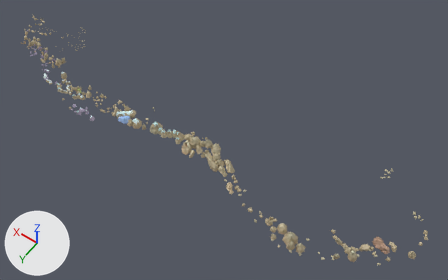
The FBX model Assets/Norvegian_Map/Mesh/Rocks_01.fbx, before and after one commit.
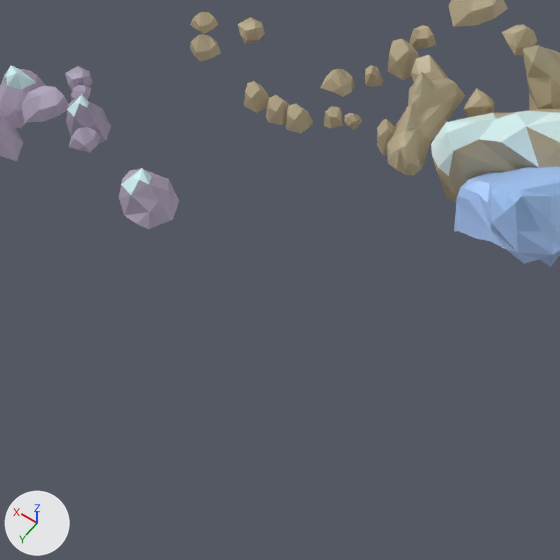
Old and new are each drawn whole from a 50 mm camera at (-0.46, 0.518, 0.807) aimed at (-0.074, -0.023, -0.042) and again close up on the part from 18% to 28% of the width and 36% to 53% of the height. Arrows for +X, +Y and +Z are at lower left; the lights stay in place. The older version's two pictures come first.

Names of what the first close-up shows: 'Rocks_01'.
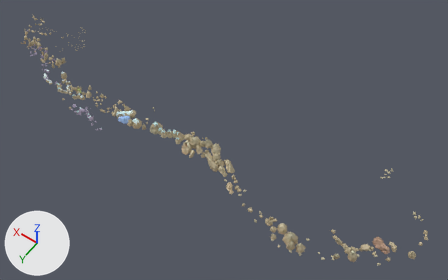
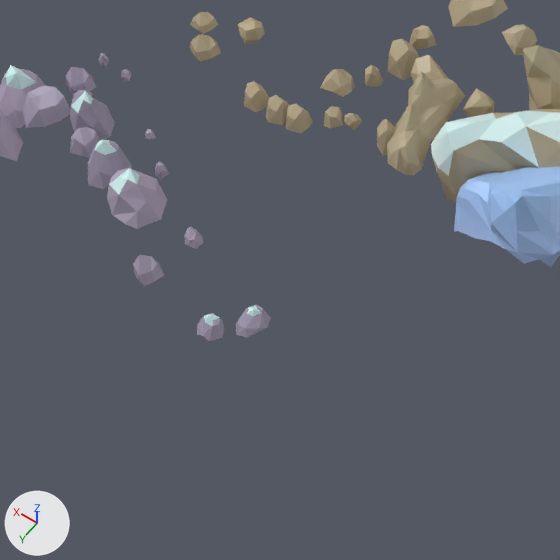
Where the change shows, as pixel boxes [x1, y1, x2, y2] in the close-ups (560 x 560 px; the box of a moved part takes in the faces that stretch with it):
'Rocks_01', reshaped: before [0, 0, 560, 267]; after [0, 0, 560, 341]
part 1 of me_mesh, added: after [121, 69, 131, 83]
part 2 of me_mesh, added: after [145, 129, 156, 139]
part 3 of me_mesh, added: after [98, 53, 109, 68]
part 4 of me_mesh, added: after [133, 255, 164, 286]
part 5 of me_mesh, added: after [184, 227, 204, 249]
part 6 of me_mesh, added: after [88, 140, 132, 189]
part 7 of me_mesh, added: after [236, 305, 271, 338]
part 8 of me_mesh, added: after [197, 313, 224, 341]
part 9 of me_mesh, moved or reshaped: before [21, 66, 179, 229]; after [23, 67, 169, 229]

The edits, one by one:
me_mesh is used by ob_rocks_01; location (0.0, 0.0, 0.0); rotation (1.571, 0.0, 0.0), in degrees (90, 0, 0); scale (0.01, 0.01, 0.01).
me_mesh had 7089 vertices, 12295 faces and spanned x -44.3..41.6, y -3.6..-1.1, z -10.6..12.4.
me_mesh now has 7263 vertices, 12589 faces and spans x -44.3..41.6, y -3.6..-1.1, z -10.6..12.4.
me_mesh part 1: the loose piece of 17 vertices spanning x 15.6..15.9, y -2.9..-2.7, z -7.4..-7.1 is copied, and the copy is scaled about its middle by (0.484, 1, 0.484), then moved by (-0.2, -0.2, 0.7); it spans x 15.5..15.6, y -3.1..-2.8, z -6.6..-6.4.
me_mesh part 2: the loose piece of 17 vertices spanning x 15.6..15.9, y -2.9..-2.7, z -7.4..-7.1 is copied, and the copy is scaled about its middle by (-0.183, 0.914, -0.117), then moved by (-1.3, -0.2, 0.1); it spans x 14.4..14.5, y -3.1..-2.8, z -7.2..-7.1.
me_mesh part 3: the loose piece of 17 vertices spanning x 15.6..15.9, y -2.9..-2.7, z -7.4..-7.1 is copied, and the copy is scaled about its middle by (0.149, 1, 0.0801), then moved by (0.3, -0.2, 0.8); it spans x 16.0..16.2, y -3.1..-2.8, z -6.5..-6.4.
me_mesh part 4: the loose piece of 17 vertices spanning x 12.6..13.0, y -3.0..-2.5, z -5.9..-5.5 is copied, and the copy is multiplied about its middle by the matrix ((-0.369, 0.131, -0.872), (0.098, 0.946, 0.101), (0.876, -0.05, -0.379)), then moved by (-0.1, -0.1, -3.4); it spans x 12.4..12.8, y -3.0..-2.5, z -9.4..-8.9.
me_mesh part 5: the loose piece of 17 vertices spanning x 12.9..13.3, y -3.0..-2.5, z -6.0..-5.6 is copied, and the copy is scaled about its middle by (-0.664, 0.552, -0.7), then moved by (-0.6, -0.1, -2.5); it spans x 12.4..12.6, y -3.0..-2.7, z -8.4..-8.2.
me_mesh part 6: a new loose piece of 24 vertices spanning x 14.2..14.8, y -3.1..-2.3, z -8.4..-7.7, in mat_gradient_pallete_1material (picture img_gradient_pallete_png).
me_mesh part 7: a new loose piece of 24 vertices spanning x 10.5..11.0, y -3.1..-2.7, z -9.2..-8.7, in mat_gradient_pallete_1material (picture img_gradient_pallete_png).
me_mesh part 8: a new loose piece of 24 vertices spanning x 11.0..11.4, y -3.1..-2.7, z -9.6..-9.2, in mat_gradient_pallete_1material (picture img_gradient_pallete_png).
Part 9, on me_mesh:
5 vertices are removed from x 13.9..15.8, y -3.0..-2.6, z -7.9..-7.0.
57 faces are deleted.
26 vertices in x 14.9..16.4, y -3.0..-2.7, z -8.1..-6.8 move by (0.0, -0.1, 0.0).
17 vertices in x 15.0..15.7, y -3.1..-2.3, z -7.8..-7.2 move by (0.0, 0.0, 0.1).
10 vertices in x 13.4..14.1, y -3.1..-2.3, z -8.3..-7.7 move by (0.1, 0.0, -0.1).
7 vertices in x 13.3..13.9, y -3.1..-2.4, z -8.4..-7.8 move by (0.2, 0.0, -0.1).
3 vertices in x 15.9..16.1, y -2.8, z -7.4..-6.9 move by (-0.1, -0.2, 0.0).
3 vertices in x 15.0..15.9, y -2.9..-2.7, z -8.1..-7.3 move by (0.0, -0.2, 0.0).
21 vertices move from x 13.1..16.2, y -3.1..-2.5, z -8.5..-6.9 to x 13.3..16.2, y -3.1..-2.5, z -8.6..-6.9.
22 vertices are added at x 13.8..16.0, y -3.1..-2.6, z -8.1..-6.9.
87 new faces join them.
